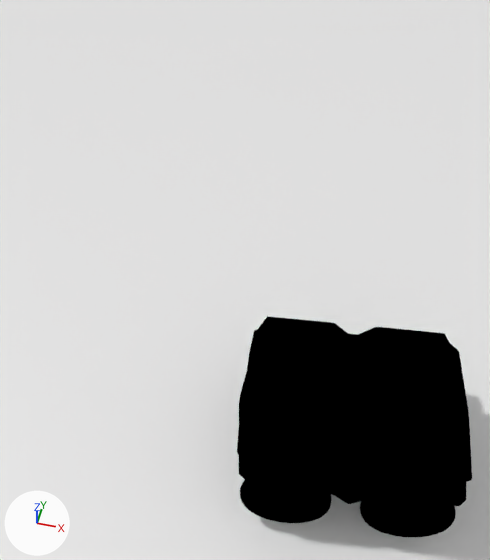
The Blender file blender/blend/jackal_with_logo_with_floor.blend, before and after one commit.
Before and after are seen from a 50 mm lens placed at (-0.01, -1.33, 1.46), pointed at (-0.35, -0.04, -0.06). Every picture has the same lights, and +X, +Y and +Z are marked at lower left.

In view in the first picture: 'Cube', 'Cube.001', 'chassis_link_visual', 'front_fender_link_visual', 'front_right_wheel_link_visual', 'navsat_link_visual', 'rear_fender_link_visual', 'rear_right_wheel_link_visual'.
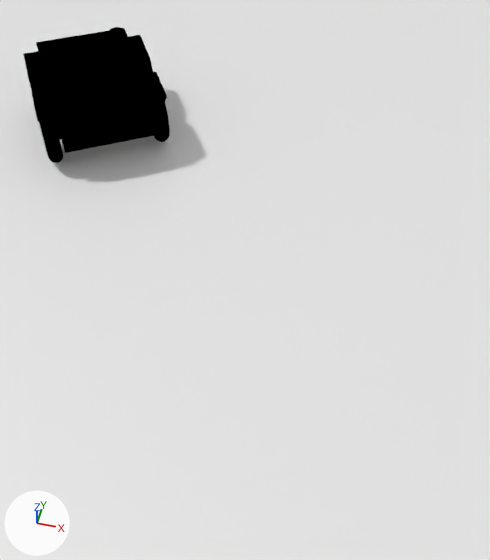
Changed parts and their boxes (x1, y1, x2, y2) in the pictures (490 x 560 px):
'chassis_link_visual', moved, turned
    before: (237, 326, 472, 494)
    after: (36, 28, 154, 153)
'Cube', moved, turned
    before: (287, 345, 423, 446)
    after: (53, 40, 131, 93)
'front_fender_link_visual', moved, turned
    before: (349, 327, 466, 506)
    after: (32, 72, 167, 128)
'rear_fender_link_visual', moved, turned
    before: (239, 316, 350, 504)
    after: (23, 35, 153, 93)
'front_right_wheel_link_visual', moved, turned
    before: (360, 497, 456, 537)
    after: (39, 122, 63, 163)
'rear_right_wheel_link_visual', moved, turned (not visible afterwards)
    before: (240, 480, 332, 523)
'navsat_link_visual', moved
    before: (267, 326, 290, 347)
    after: (109, 27, 124, 38)
'front_left_wheel_link_visual', moved, turned (not visible before)
    after: (152, 102, 170, 142)

The change in detail:
Object 'front_left_wheel_link_visual' (ob_front_left_wheel_link_visual) moves from (0.123, -0.297, 0.035) to (-0.831, 0.563, 0.035).
Object 'front_left_wheel_link_visual' (ob_front_left_wheel_link_visual) turns from (90, 0, 7.7) to (90, 0, -57) degrees about x, y and z.
Object 'front_right_wheel_link_visual' (ob_front_right_wheel_link_visual) moves from (0.173, -0.669, 0.035) to (-1.146, 0.36, 0.035).
Object 'front_right_wheel_link_visual' (ob_front_right_wheel_link_visual) turns from (90, 0, 7.7) to (90, 0, -57) degrees about x, y and z.
Object 'rear_right_wheel_link_visual' (ob_rear_right_wheel_link_visual) moves from (-0.086, -0.704, 0.035) to (-1.288, 0.58, 0.035).
Object 'rear_right_wheel_link_visual' (ob_rear_right_wheel_link_visual) turns from (90, 0, 7.7) to (90, 0, -57) degrees about x, y and z.
Object 'chassis_link_visual' (ob_chassis_link_visual) moves from (0.018, -0.5, -0.066) to (-1.059, 0.572, -0.066).
Object 'chassis_link_visual' (ob_chassis_link_visual) turns from (90, 0, 98) to (90, 0, 33) degrees about x, y and z.
Object 'front_fender_link_visual' (ob_front_fender_link_visual) moves from (0.018, -0.5, 0.0) to (-1.059, 0.572, 0.0).
Object 'front_fender_link_visual' (ob_front_fender_link_visual) turns from (0, 0, 7.7) to (0, 0, -57) degrees about x, y and z.
Object 'rear_fender_link_visual' (ob_rear_fender_link_visual) moves from (0.018, -0.5, 0.0) to (-1.059, 0.572, 0.0).
Object 'rear_fender_link_visual' (ob_rear_fender_link_visual) turns from (0, 0, -172) to (0, 0, 123) degrees about x, y and z.
Object 'navsat_link_visual' (ob_navsat_link_visual) moves from (-0.177, -0.399, 0.19) to (-1.051, 0.791, 0.19).
Object 'Cube' (ob_cube) moves from (0.018, -0.5, 0.189) to (-1.059, 0.572, 0.189).
Object 'Cube' (ob_cube) turns from (0, 0, 7.7) to (0, 0, -57) degrees about x, y and z.
